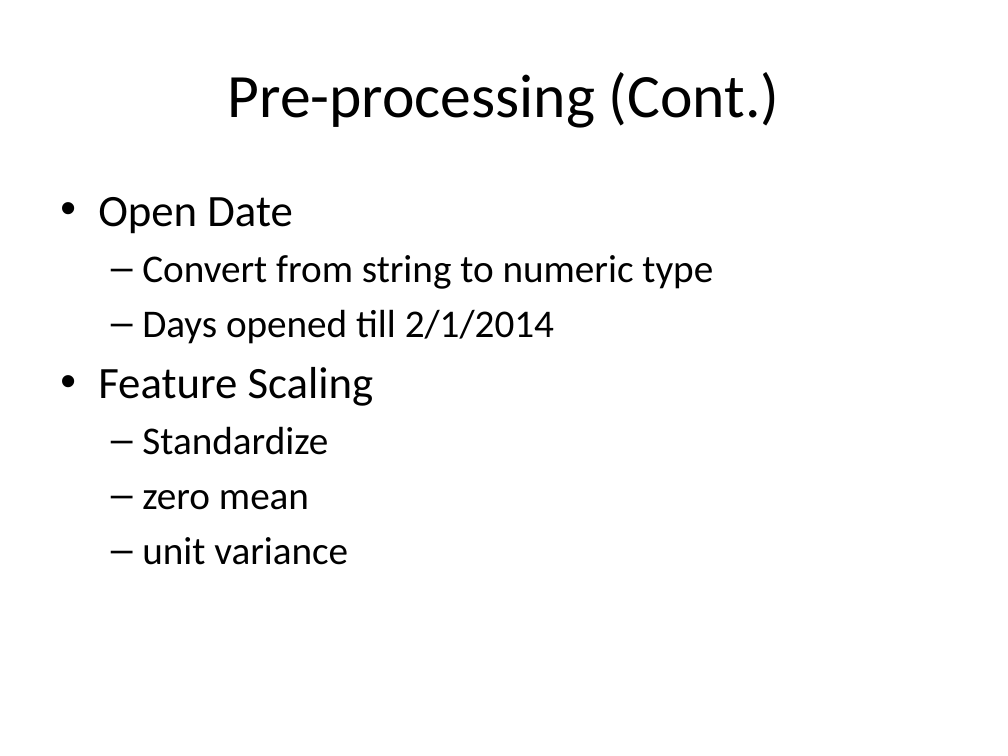
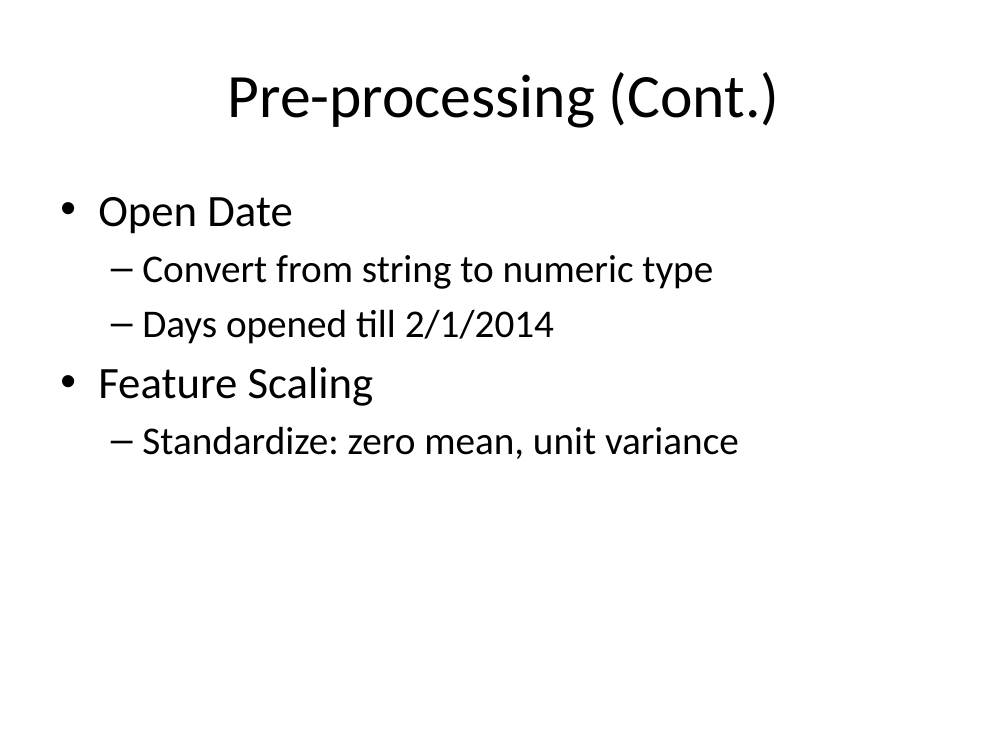
Before and after one commit to hxwang/revenue-prediction, a slide deck: slide 6 of doc/presentation/revenue-prediction.pptx. Drawn at 1008x756 pixels with LibreOffice and Linux fonts; fonts in the diff are those of the drawing. Boxes give left, top, right and bottom in pixels: in the first picture for what was removed or moved away, otherwise in the second. Text is boxed around its words. In the diff, an @@ line names an element or a change of style, - is before the commit and + after.

```diff
--- a/doc/presentation/revenue-prediction.pptx
+++ b/doc/presentation/revenue-prediction.pptx
@@ text at [142,426,739,459]: text changed @@
-  – Standardize
-  – zero mean
-  – unit variance
+  – Standardize: zero mean, unit variance
```
Also in this commit, not shown: 2 other slides changed, 18 other files.
